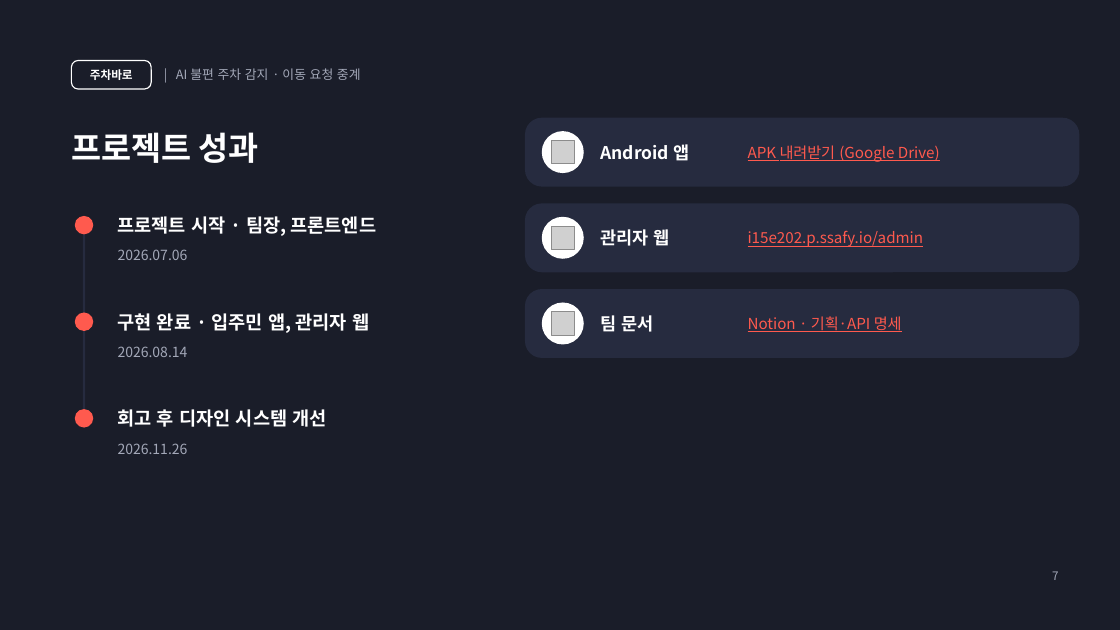
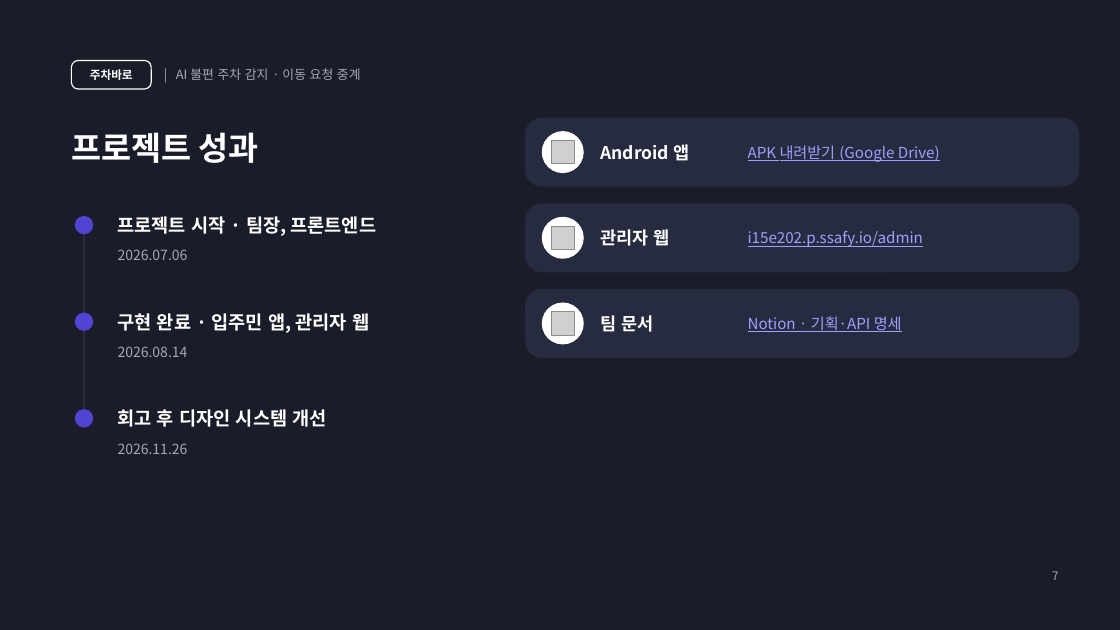
Before and after one commit to nias0ng/juchabaro, a slide deck: slide 7 of frontend/baro-app/docs/design-system/portfolio/deck/주차바로-포트폴리오.pptx. Drawn at 1120x630 pixels with LibreOffice and Linux fonts; fonts in the diff are those of the drawing; grey boxes stand for pictures. Boxes give left, top, right and bottom in pixels: in the first picture for what was removed or moved away, otherwise in the second. Text is boxed around its words. In the diff, an @@ line names an element or a change of style, - is before the commit and + after.

```diff
--- a/frontend/baro-app/docs/design-system/portfolio/deck/주차바로-포트폴리오.pptx
+++ b/frontend/baro-app/docs/design-system/portfolio/deck/주차바로-포트폴리오.pptx
@@ text colour #FF5A4E to #A59CFF in 3 elements at (748, 145, 940, 162), (748, 230, 923, 247), (748, 316, 902, 332) @@
@@ fill #FF5A4E to #5144D3 in 3 elements at (75, 216, 93, 234), (75, 313, 93, 331), (75, 409, 93, 428) @@
```
Also in this commit, not shown: 6 other slides changed, 2 other files.
